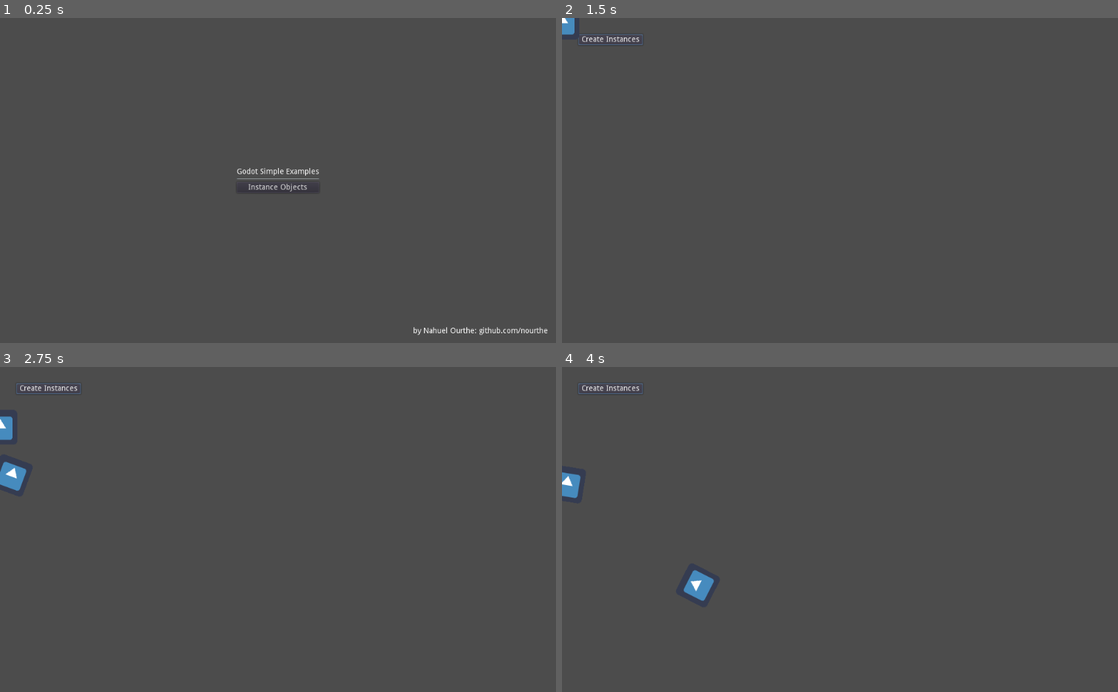
Above: before the commit, frames 1-4 (two rows, left to right).
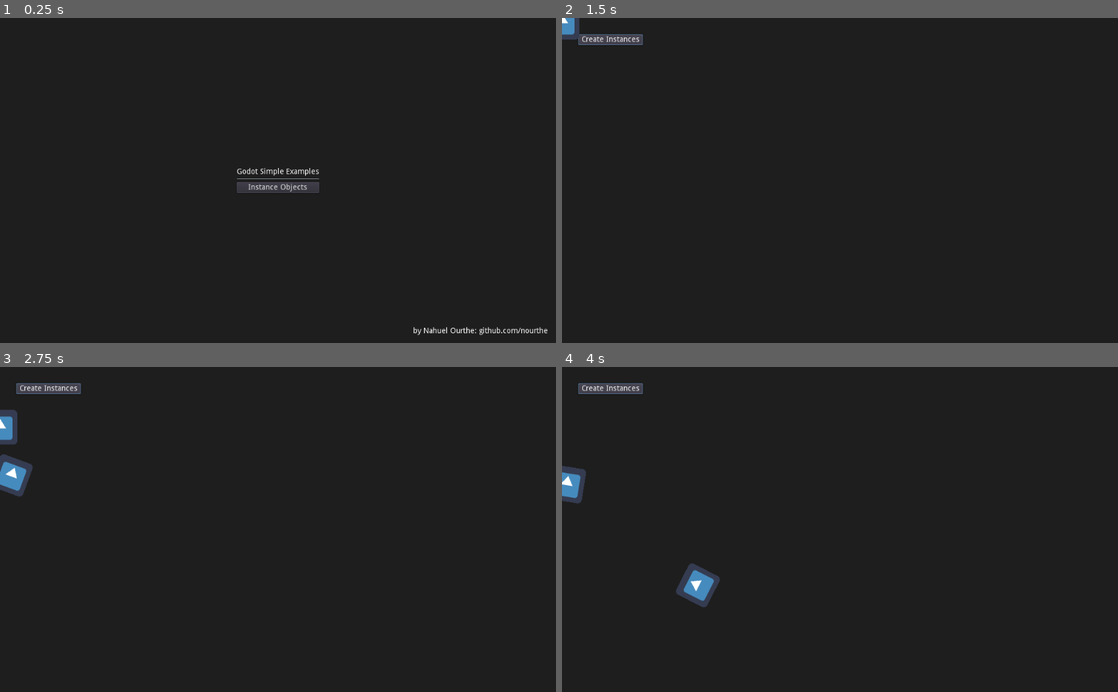
Above: after the commit, the same moments.

Repository: nourthe/godot-simple-examples
Game: Godot game, scene res://menu.tscn
Same seed, same stepped clock (60 frames per second), same inputs: the game is played once before the commit and once after it. The engine's default icon, where the game draws it, is replaced by a stand-in: a white triangle on a blue panel in a dark square.
Inputs:
- Up to frame 1 (0.25 s): no input
- Up to frame 2 (1.5 s): click "Instance Objects" at 0.5 s; click "Create Instances" at 1.25 s
- Up to frame 3 (2.75 s): click "Create Instances" at 2 s
- Up to frame 4 (4 s): click "Create Instances" at 2.75 s

The runs differ from the first frame. In frame 1, 99% of the frame differs, in the area x 0-100%, y 0-100%; in frame 2, 99%; in frame 3, 99%; in frame 4, 99%.

Commit message:
Background color darker

Diff:
--- a/project.godot
+++ b/project.godot
@@ -22,3 +22,7 @@
 [physics]
 
 2d/default_gravity=500
+
+[rendering]
+
+environment/default_clear_color=Color( 0.121569, 0.121569, 0.121569, 1 )
